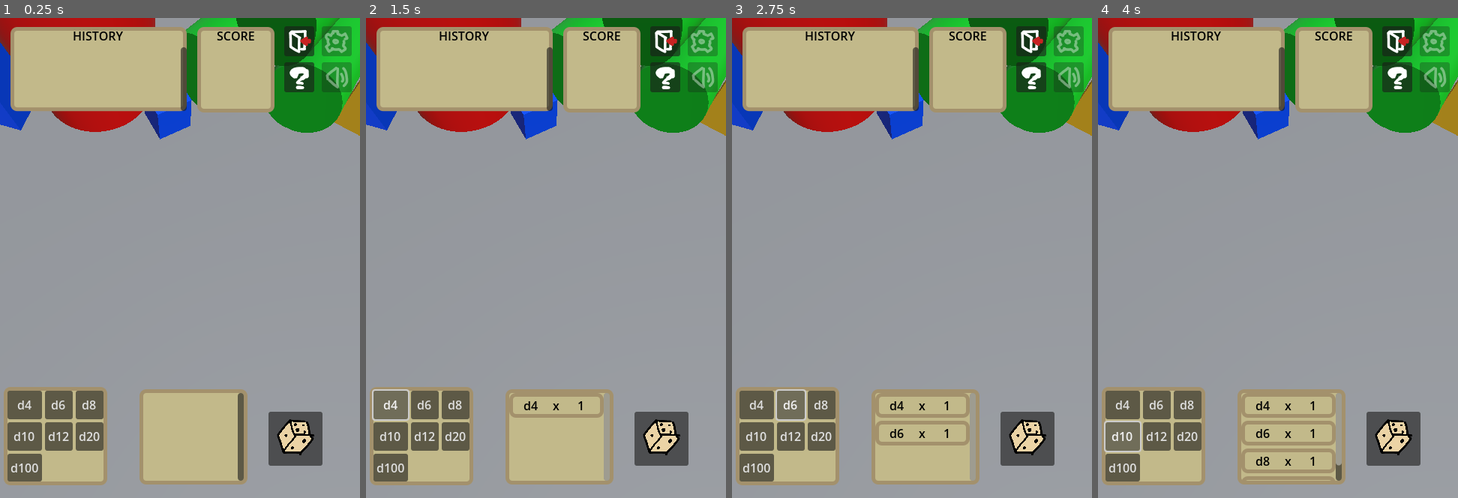
Above: before the commit, frames 1-4 (left to right).
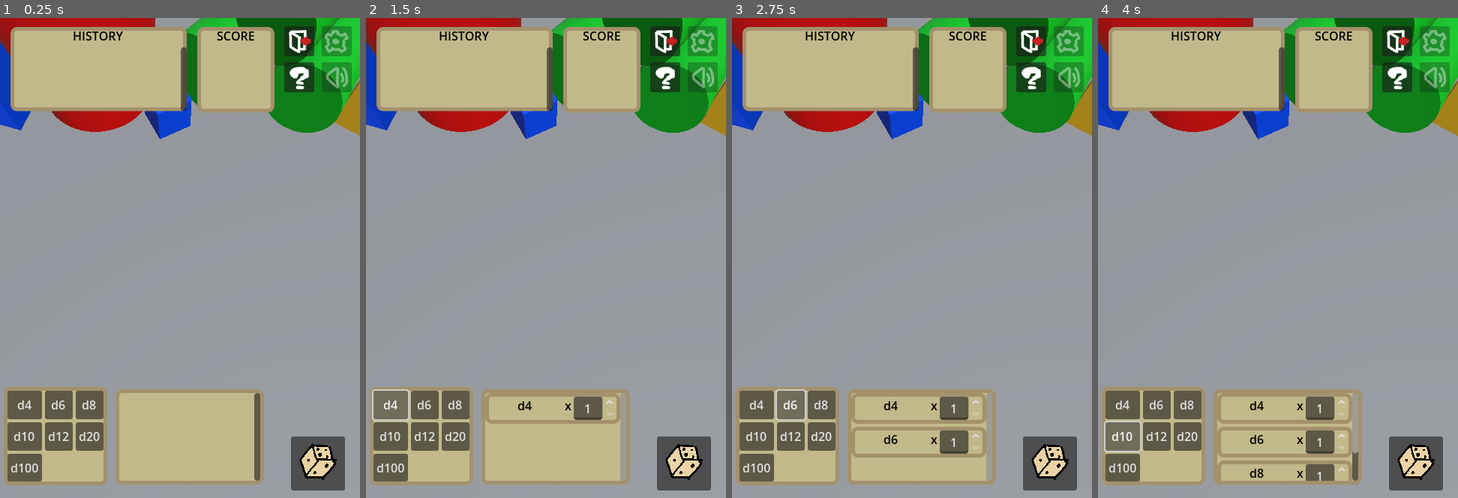
Above: after the commit, the same moments.

Repository: connie-bb/dalmation
Game: Godot game, scene res://main.tscn
Same seed, same stepped clock (60 frames per second), same inputs: the game is played once before the commit and once after it.
Inputs (mouse positions are in pixels of both pictures, inside the frame that each line leads up to; where the layout moved, square brackets give the same spot in the first picture):
- Up to frame 1 (0.25 s): no input
- Up to frame 2 (1.5 s): click (682, 464) [661, 440] at 0.5 s; click "d4" at 1.25 s
- Up to frame 3 (2.75 s): click "d6" at 2 s
- Up to frame 4 (4 s): click "d8" at 2.75 s; click "d10" at 3.5 s

The runs differ from the first frame. In frame 1, 5.6% of the frame differs, in the area x 32-96%, y 77-99%; in frame 2, 6.2%; in frame 3, 7.1%; in frame 4, 8.1%.

Commit message:
feat: roll editor uses SpinBoxes

Diff:
--- a/backend/conductor.gd
+++ b/backend/conductor.gd
@@ -52,3 +52,6 @@
 #func _on_replay_requested( roll_text: String ):
 	#roll_text_edit.text = roll_text
 	#_on_roll_button_pressed()
+
+func _on_roll_editor_panel_count_changed( count: int, dice_group: DiceGroup ):
+	dice_group.count = count
--- a/gui/roll_editor_panel/roll_editor_panel.gd
+++ b/gui/roll_editor_panel/roll_editor_panel.gd
@@ -3,9 +3,7 @@
 
 # References
 @onready var table: Control = $ScrollContainer/table
-var row_resource: Resource = preload(
-	"res://gui/roll_editor_panel/roll_editor_row.tscn"
-)
+var row_resource: Resource = preload( "res://gui/roll_editor_panel/roll_editor_row.tscn" )
 
 # Constant
 const DIE_TYPE_TO_STRING: Dictionary[ Die.TYPES, String ] = {
@@ -17,14 +15,22 @@
 	Die.TYPES.D20: "d20",
 	Die.TYPES.D_PERCENTILE_10S: "d100",
 }
+signal count_changed( count: int, dice_group: DiceGroup )
+
+func _ready():
+	for row in table.get_children():
+		row.queue_free()	# Remove placeholders
 
 func add_row( dice_group: DiceGroup ):
-	var row = row_resource.instantiate()
+	var row: RollEditorRow = row_resource.instantiate()
 	table.add_child( row )
-	row.get_node( "HBoxContainer/type_label" ).text = DIE_TYPE_TO_STRING[
-		dice_group.die_type
-	]
-	row.get_node( "HBoxContainer/count_label" ).text = str( dice_group.count )
+	row.dice_group = dice_group
+	row.type_label.text = DIE_TYPE_TO_STRING[ dice_group.die_type ]
+	row.count_spinbox.value = dice_group.count
+	row.count_changed.connect( _on_row_count_changed )
+
+func _on_row_count_changed( count: int, dice_group: DiceGroup ):
+	count_changed.emit( count, dice_group )
 
 func update( spawnlist: Array[ DiceGroup ] ):
 	for row in table.get_children():
--- /dev/null
+++ b/gui/roll_editor_panel/roll_editor_row.gd
@@ -0,0 +1,15 @@
+extends PanelContainer
+class_name RollEditorRow
+
+# Variable
+var dice_group: DiceGroup
+
+# References
+@onready var type_label: Label = $HBoxContainer/type_label
+@onready var count_spinbox: SpinBox = $HBoxContainer/count_spinbox
+
+# Constant
+signal count_changed( count: int, dice_group: DiceGroup )
+
+func _on_count_spinbox_value_changed( value ):
+	count_changed.emit( value, dice_group )
--- a/gui/roll_editor_panel/roll_editor_row.tscn
+++ b/gui/roll_editor_panel/roll_editor_row.tscn
@@ -1,7 +1,14 @@
-[gd_scene format=3 uid="uid://75v4cht4q0pg"]
+[gd_scene load_steps=2 format=3 uid="uid://75v4cht4q0pg"]
+
+[ext_resource type="Script" uid="uid://dn2adc2ykl2rd" path="res://gui/roll_editor_panel/roll_editor_row.gd" id="1_3fvru"]
 
 [node name="roll_editor_row" type="PanelContainer"]
+anchors_preset = -1
+anchor_right = 0.472917
+anchor_bottom = 0.0640625
 size_flags_horizontal = 3
+script = ExtResource("1_3fvru")
+metadata/_edit_use_anchors_ = true
 
 [node name="HBoxContainer" type="HBoxContainer" parent="."]
 custom_minimum_size = Vector2(100, 0)
@@ -20,8 +27,13 @@
 text = "x"
 horizontal_alignment = 1
 
-[node name="count_label" type="Label" parent="HBoxContainer"]
+[node name="count_spinbox" type="SpinBox" parent="HBoxContainer"]
 layout_mode = 2
-size_flags_horizontal = 3
-text = "0"
-horizontal_alignment = 1
+size_flags_horizontal = 4
+min_value = 1.0
+max_value = 30.0
+value = 1.0
+rounded = true
+alignment = 1
+
+[connection signal="value_changed" from="HBoxContainer/count_spinbox" to="." method="_on_count_spinbox_value_changed"]
--- a/gui/theme.tres
+++ b/gui/theme.tres
@@ -26,6 +26,7 @@
 
 [resource]
 Label/colors/font_color = Color(0, 0, 0, 1)
+LineEdit/constants/minimum_character_width = 2
 Panel/styles/panel = SubResource("StyleBoxFlat_526xo")
 PanelContainer/styles/panel = SubResource("StyleBoxFlat_qgmjj")
 RichTextLabel/colors/default_color = Color(0, 0, 0, 1)
--- a/main.tscn
+++ b/main.tscn
@@ -18,6 +18,7 @@
 [ext_resource type="PackedScene" uid="uid://n1f8wur3117u" path="res://gui/help_menu.tscn" id="16_2cqfq"]
 [ext_resource type="PackedScene" uid="uid://5451dmdabyq1" path="res://gui/die_selector/die_selector_button.tscn" id="18_074og"]
 [ext_resource type="Script" uid="uid://msxojpd5tm2p" path="res://gui/roll_editor_panel/roll_editor_panel.gd" id="18_82xsv"]
+[ext_resource type="PackedScene" uid="uid://75v4cht4q0pg" path="res://gui/roll_editor_panel/roll_editor_row.tscn" id="19_cegan"]
 
 [sub_resource type="ConvexPolygonShape3D" id="ConvexPolygonShape3D_w48qg"]
 points = PackedVector3Array(0.749539, -1.30048, 1, -0.749539, -1.30048, 1, 0.749539, -1.30048, -1, -0.000146687, 0, -0.000195742, -0.749539, -1.30048, -1)
@@ -254,10 +255,10 @@
 
 [node name="roll_button" type="Button" parent="GUI"]
 layout_mode = 2
-offset_left = 358.0
-offset_top = 525.0
-offset_right = 430.0
-offset_bottom = 597.0
+offset_left = 388.0
+offset_top = 558.0
+offset_right = 460.0
+offset_bottom = 630.0
 size_flags_horizontal = 4
 size_flags_vertical = 4
 focus_mode = 0
@@ -433,9 +434,9 @@
 [node name="roll_editor_panel" type="PanelContainer" parent="GUI"]
 layout_mode = 1
 anchors_preset = -1
-anchor_left = 0.3875
+anchor_left = 0.320833
 anchor_top = 0.773438
-anchor_right = 0.666667
+anchor_right = 0.7125
 anchor_bottom = 0.95625
 offset_right = 10.0
 offset_bottom = 10.0
@@ -451,6 +452,12 @@
 layout_mode = 2
 size_flags_horizontal = 3
 size_flags_vertical = 3
+
+[node name="roll_editor_row" parent="GUI/roll_editor_panel/ScrollContainer/table" instance=ExtResource("19_cegan")]
+layout_mode = 2
+
+[node name="roll_editor_row2" parent="GUI/roll_editor_panel/ScrollContainer/table" instance=ExtResource("19_cegan")]
+layout_mode = 2
 
 [connection signal="changed" from="roll_editor" to="Conductor" method="_on_roll_editor_changed"]
 [connection signal="ready_to_count" from="dice_roller" to="Conductor" method="_on_ready_to_count"]
@@ -463,3 +470,4 @@
 [connection signal="pressed" from="GUI/exit_button" to="GUI/exit_button" method="_on_pressed"]
 [connection signal="pressed" from="GUI/help_button" to="GUI" method="_on_help_button_pressed"]
 [connection signal="timeout" from="GUI/error_panel/display_timer" to="GUI/error_panel" method="_on_display_timeout"]
+[connection signal="count_changed" from="GUI/roll_editor_panel" to="Conductor" method="_on_roll_editor_panel_count_changed"]
Not shown, added: gui/roll_editor_panel/roll_editor_row.gd.uid
Not shown: 1 places in main.tscn that only renumber resources
